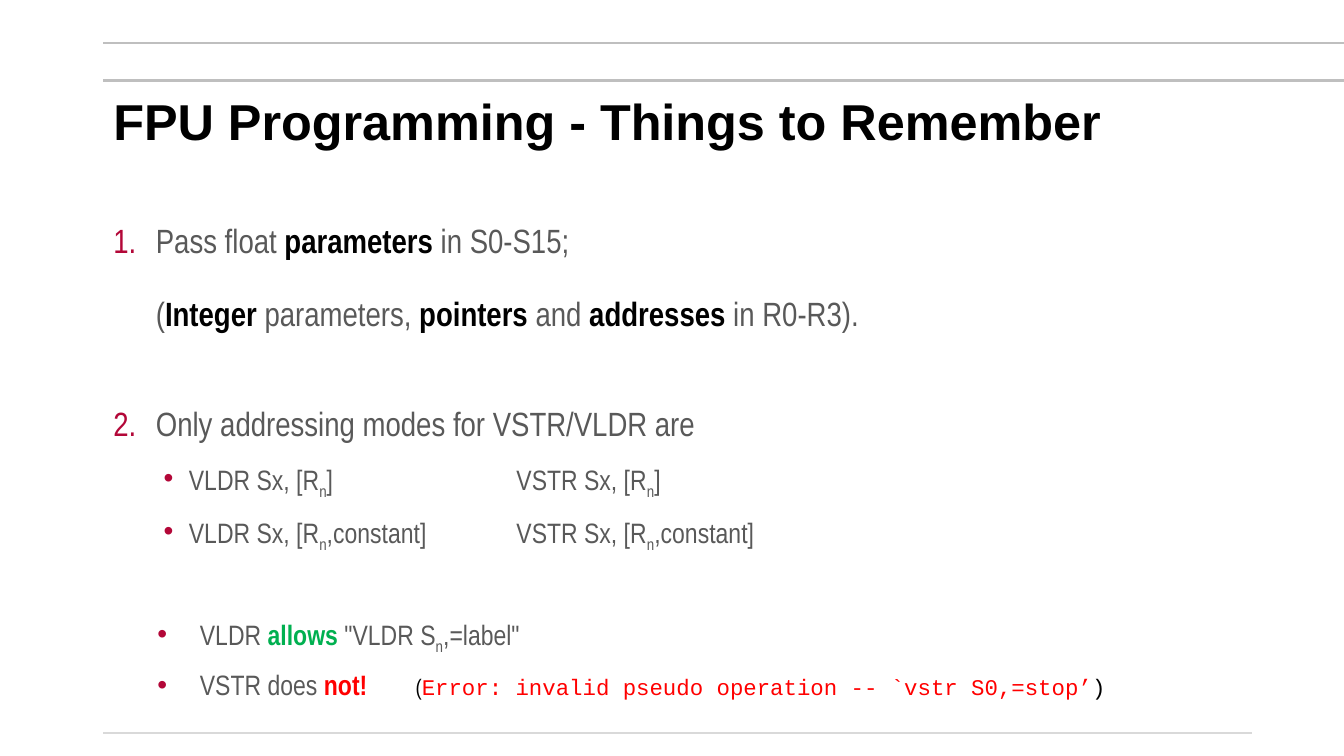
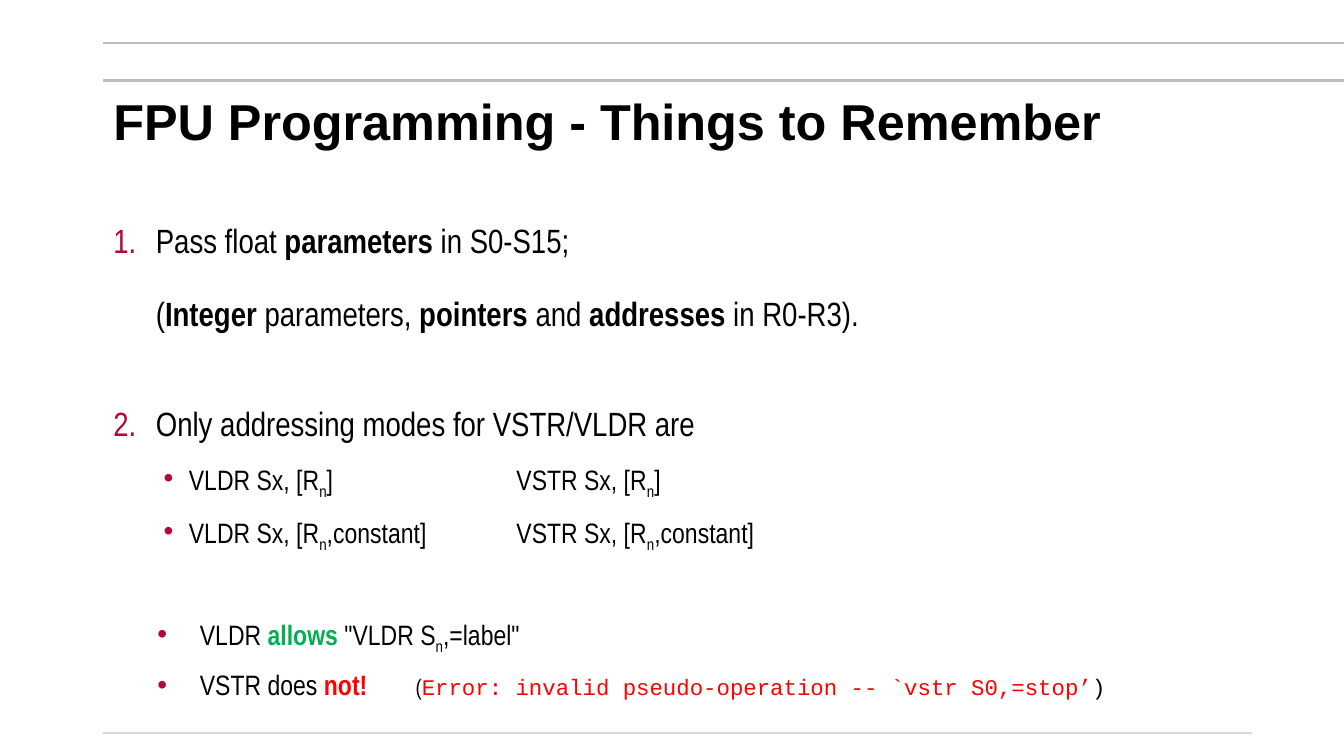
Before and after one commit to mikegrace2/CSEN20-Fall2026-Course-Website, a slide deck: slide 60 of Week08_FloatingPoint/Ch09_Getting Started with Floating Point_V4.pptx. Drawn at 1344x756 pixels with LibreOffice and Linux fonts; fonts in the diff are those of the drawing; background and template pictures are left out. Boxes give left, top, right and bottom in pixels: in the first picture for what was removed or moved away, otherwise in the second. Text is boxed around its words. In the diff, an @@ line names an element or a change of style, - is before the commit and + after.

Commit message:
Updated styles

```diff
--- a/Week08_FloatingPoint/Ch09_Getting Started with Floating Point_V4.pptx
+++ b/Week08_FloatingPoint/Ch09_Getting Started with Floating Point_V4.pptx
@@ text at (156, 228, 858, 649): text colour #595959 to #000000 in "Pass float in S0-S15; (Integer parameters, and ...", "Only addressing modes for VSTR/VLDR are", "VLDR Sx, [Rn] VSTR Sx, [Rn]", "VLDR Sx, [Rn,constant] VSTR Sx, [Rn,constant]" and 1 more places @@
@@ text at (200, 674, 1105, 700): text changed @@
-  • VSTR does not! (Error: invalid pseudo operation -- `vstr S0,=stop’)
+  • VSTR does not! (Error: invalid pseudo-operation -- `vstr S0,=stop’)
```
Also in this commit, not shown: 5 other slides changed.
